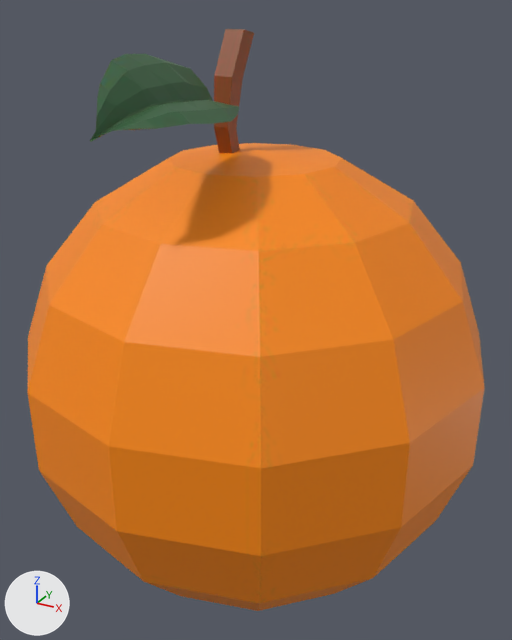
The FBX model public/models/orange.fbx, before and after one commit.
Before and after are seen from a 50 mm camera at (1.004, -1.455, 1.446) aimed at (0.202, 0.004, 0.716). Arrows for +X, +Y and +Z are at lower left; the lights stay in place. Where no turn or scale is listed for an object, it has been applied to the vertices.
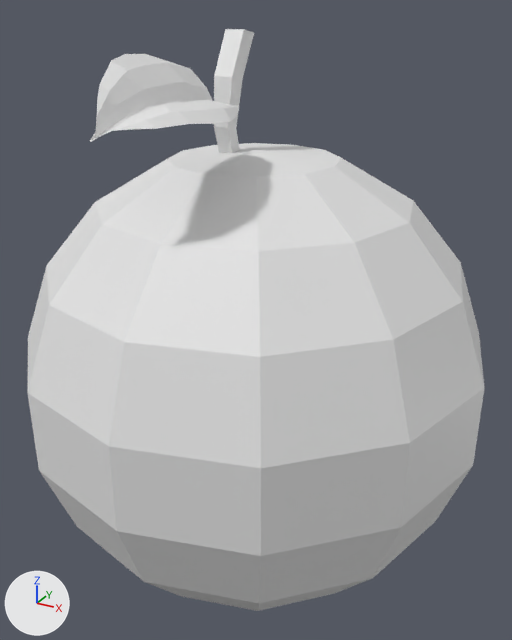
Where the change shows, as pixel boxes [x1, y1, x2, y2] in the pictures (512 x 640 px):
'Sphere.061', recoloured (orange to white): [27, 29, 484, 611] in both

Patch to the scene script:
```diff
--- a/public/models/orange.fbx.py
+++ b/public/models/orange.fbx.py
@@ me_sphere_061 @@
 me_sphere_061.from_pydata(...)  # 235 vertices, 220 faces; spans x -0.58..0.58, y -0.58..0.58, z -0.566..0.83
-me_sphere_061.materials.append(mat_material_001)  # picture img_orange_jpg
```
